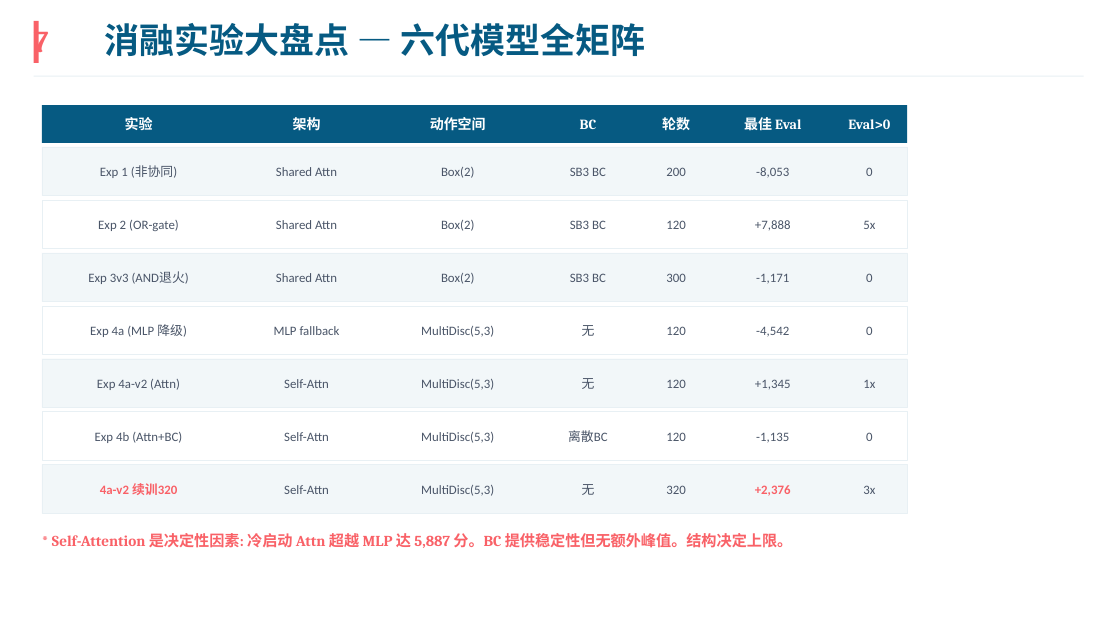
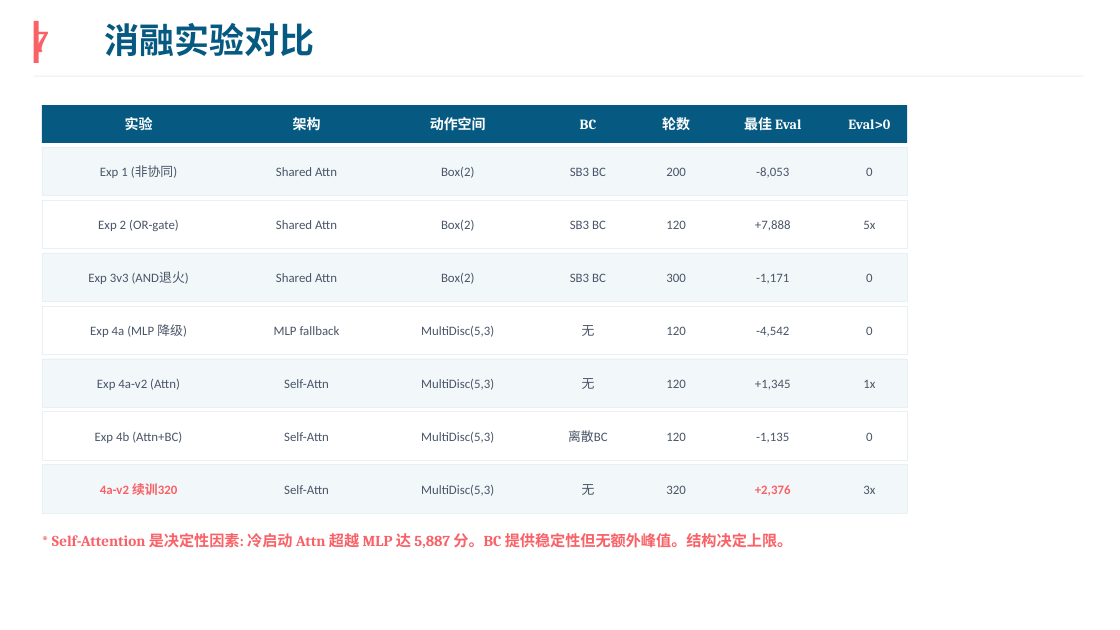
Before and after one commit to NishimiyaXSean/jsbsim-marl-formation, a slide deck: slide 9 of results/ppt/formation_coop_cn_v2.pptx (slide 8 before the commit). Drawn at 1120x630 pixels with LibreOffice and Linux fonts; fonts in the diff are those of the drawing. Boxes give left, top, right and bottom in pixels: in the first picture for what was removed or moved away, otherwise in the second. Text is boxed around its words. In the diff, an @@ line names an element or a change of style, - is before the commit and + after.

```diff
--- a/results/ppt/formation_coop_cn_v2.pptx
+++ b/results/ppt/formation_coop_cn_v2.pptx
@@ text at (105,23,315,56): text changed @@
-消融实验大盘点 — 六代模型全矩阵
+消融实验对比
```
Also in this commit, not shown: 11 other slides changed, 4 slides added, 1 other file.
